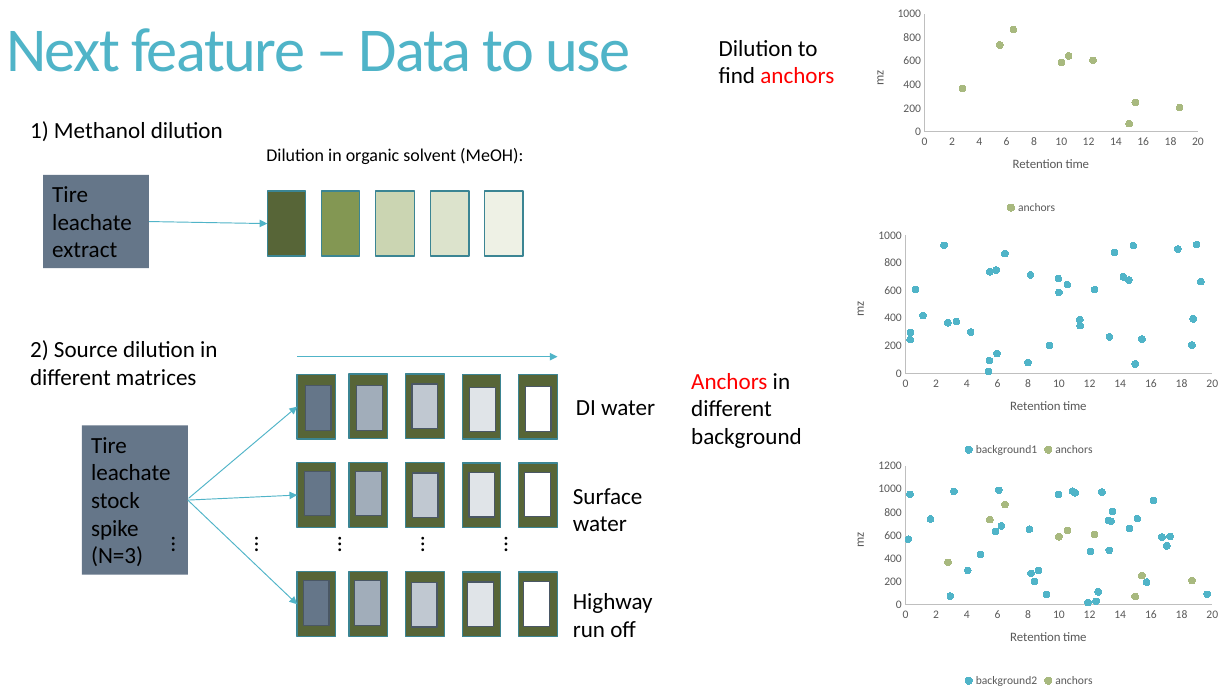
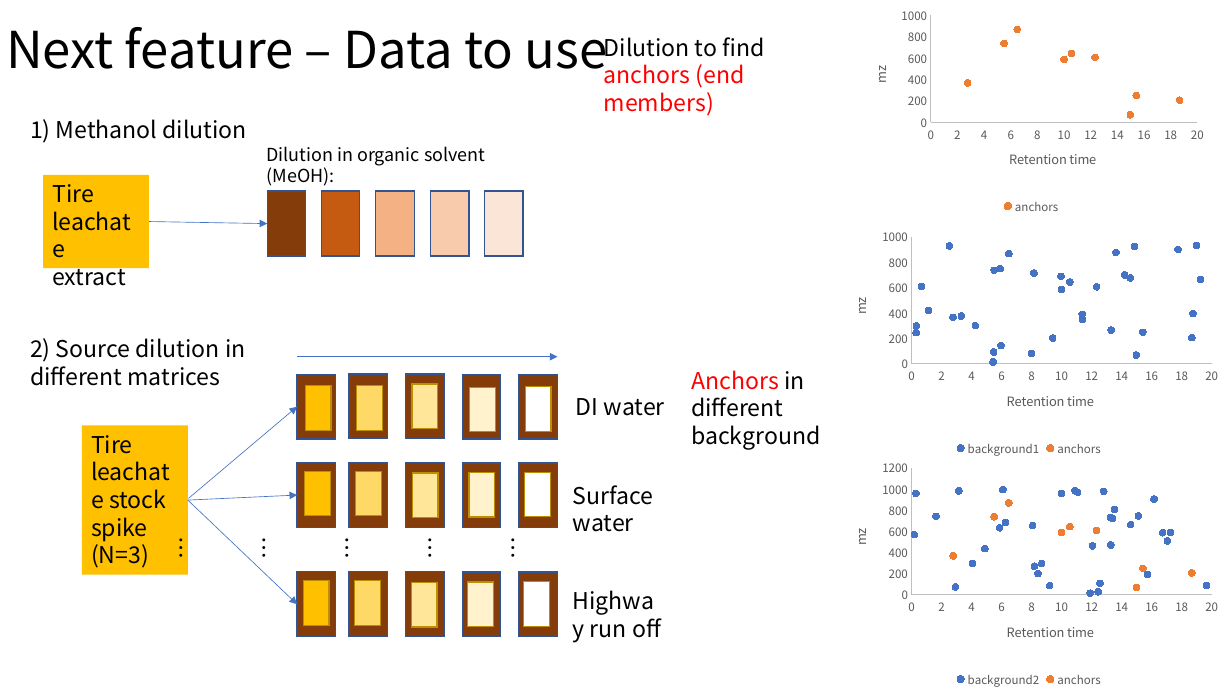
Before and after one commit to XiminHu/mass-suite, a slide deck: slide 5 of doc/20201102-projectmeeting.pptx (slide 4 before the commit). Drawn at 1232x693 pixels with LibreOffice and Linux fonts; fonts in the diff are those of the drawing. Boxes give left, top, right and bottom in pixels: in the first picture for what was removed or moved away, otherwise in the second. Text is boxed around its words. In the diff, an @@ line names an element or a change of style, - is before the commit and + after.

```diff
--- a/doc/20201102-projectmeeting.pptx
+++ b/doc/20201102-projectmeeting.pptx
@@ title "Next feature – Data to ..." at (6, 27, 608, 82): size 48.6 to 39.6 pt, font Calibri to Noto Sans CJK SC, text colour #50B4C8 to #000000, letter spacing -1.2 to 0 pt; line spacing 0.85 to 0.9 @@
@@ scatter chart at (852, 3, 1212, 218) @@
@@ colour of anchors #A8B97F to #ED7D31 @@
@@ legend changed @@
@@ category axis changed @@
@@ value axis changed @@
@@ lettering changed @@
@@ text at (604, 37, 764, 116): text changed; font Calibri to Noto Sans CJK SC; text colour #000000 to #FF0000 @@
-Dilution to find anchors
+Dilution to find anchors (end members)
@@ rectangle "Tire leachate extract" at (43, 175, 150, 268): font Calibri to Noto Sans CJK SC; fill #657689 to #FFC000 @@
@@ rectangle at (322, 191, 360, 256): fill #839753 to #C55A11; outline #3B8594 1 pt to #325491 1 pt @@
@@ rectangle at (376, 191, 415, 256): fill #CBD5B2 to #F4B183; outline #3B8594 1 pt to #325491 1 pt @@
@@ rectangle at (431, 191, 470, 256): fill #DCE3CC to #F8CBAD; outline #3B8594 1 pt to #325491 1 pt @@
@@ rectangle at (484, 191, 523, 256): fill #EEF1E5 to #FBE5D6; outline #3B8594 1 pt to #325491 1 pt @@
@@ arrow (149, 222) - (267, 224): stroke #50B4C8 0.75 pt to #4472C4 0.5 pt @@
@@ scatter chart at (832, 224, 1226, 460) @@
@@ colour of background1 #50B4C8 to #4472C4 @@
@@ colour of anchors #A8B97F to #ED7D31 @@
@@ legend changed @@
@@ category axis changed @@
@@ value axis changed @@
@@ lettering changed @@
@@ arrow (298, 357) - (557, 357): stroke #50B4C8 0.75 pt to #4472C4 0.5 pt @@
@@ arrow (189, 498) - (298, 407): stroke #50B4C8 0.75 pt to #4472C4 0.5 pt @@
@@ rectangle "Tire leachate stock spike (N=3)" at (82, 425, 189, 575): font Calibri to Noto Sans CJK SC; fill #657689 to #FFC000 @@
@@ scatter chart at (832, 455, 1226, 691) @@
@@ colour of background2 #50B4C8 to #4472C4 @@
@@ colour of anchors #A8B97F to #ED7D31 @@
@@ legend changed @@
@@ category axis changed @@
@@ value axis changed @@
@@ lettering changed @@
@@ arrow (188, 500) - (298, 495): stroke #50B4C8 0.75 pt to #4472C4 0.5 pt @@
@@ arrow (188, 500) - (298, 604): stroke #50B4C8 0.75 pt to #4472C4 0.5 pt @@
@@ font Calibri to Noto Sans CJK SC in 8 elements at (30, 119, 247, 143), (266, 146, 485, 186), (576, 398, 665, 416), (573, 485, 654, 532), (590, 614, 661, 638), (30, 338, 245, 386), (691, 370, 820, 450), (290, 528, 561, 572) @@
@@ fill #657689 to #FFC000; outline #4B5765 1 pt to #BD8E00 1 pt in 3 elements at (306, 386, 332, 431), (305, 471, 331, 516), (303, 580, 329, 625) @@
@@ fill #A1ADBA to #FFD966; outline #4B5765 1 pt to #BD8E00 1 pt in 3 elements at (357, 386, 383, 431), (356, 471, 382, 516), (355, 580, 381, 625) @@
@@ fill #C0C8D1 to #FFE699; outline #4B5765 1 pt to #BD8E00 1 pt in 3 elements at (412, 384, 438, 429), (412, 473, 438, 518), (411, 583, 437, 628) @@
@@ fill #E0E4E8 to #FFF2CC; outline #4B5765 1 pt to #BD8E00 1 pt in 3 elements at (470, 387, 495, 432), (470, 472, 495, 517), (468, 582, 494, 627) @@
@@ fill #576537 to #843C0B; outline #3B8594 1 pt to #325491 1 pt in 16 elements at (267, 191, 306, 256), (298, 374, 336, 439), (298, 463, 336, 528), (298, 572, 336, 637), (349, 374, 388, 439), (349, 463, 388, 528), (349, 572, 388, 637), (406, 374, 445, 439), (406, 463, 445, 528), (406, 572, 445, 637), (462, 374, 501, 439), (462, 463, 501, 528), (462, 572, 501, 637), (519, 374, 558, 439), (519, 463, 558, 528), (519, 572, 558, 637) @@
@@ outline #4B5765 1 pt to #BD8E00 1 pt in 3 elements at (526, 387, 552, 432), (525, 472, 551, 517), (524, 582, 550, 627) @@
```
Also in this commit, not shown: 10 other slides changed, 2 slides added.
